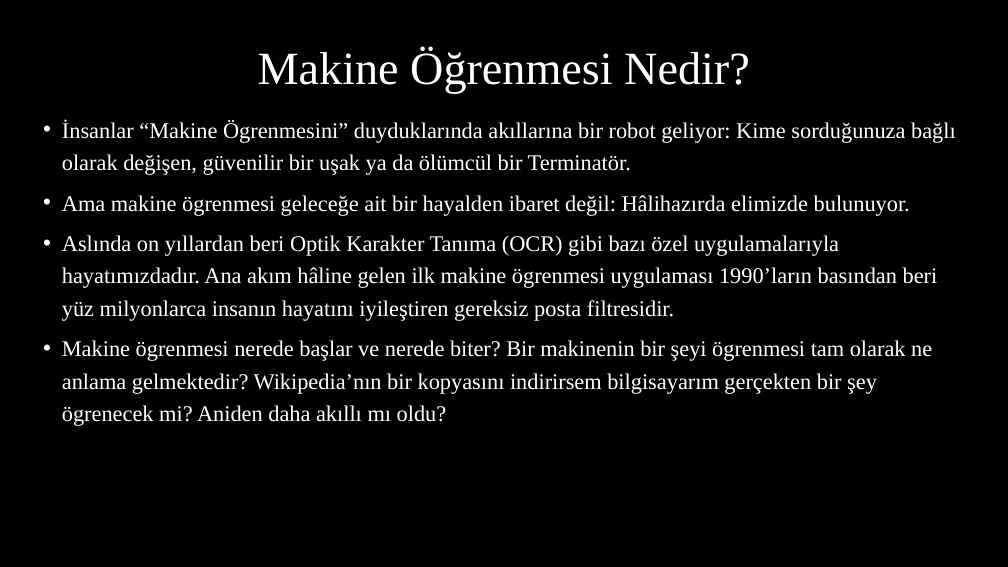
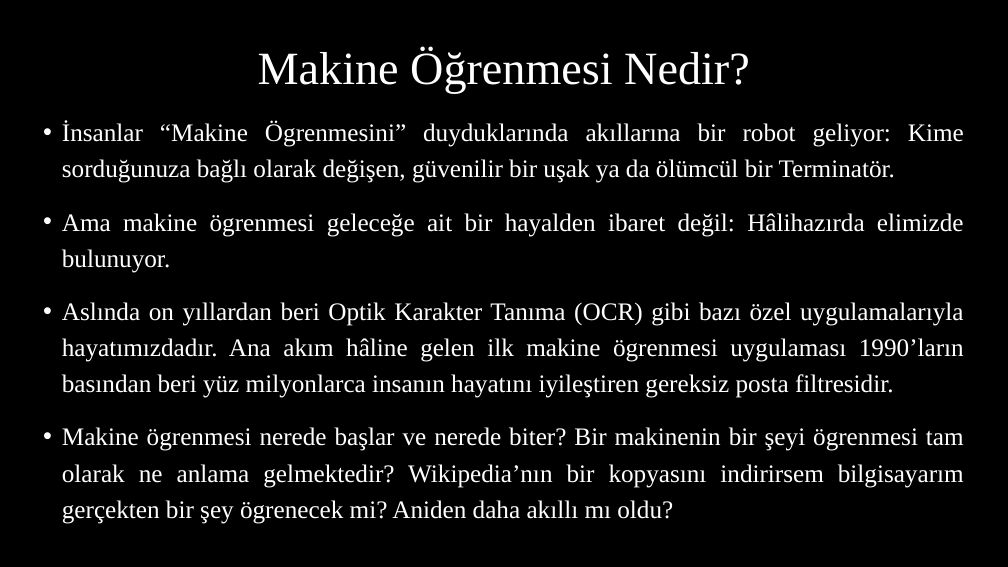
Before and after one commit to akaraci/Makine-Ogrenmesi, a slide deck: slide 19 of Sunular/MÖT-Hafta-1.pptx. Drawn at 1008x567 pixels with LibreOffice and Linux fonts; fonts in the diff are those of the drawing. Boxes give left, top, right and bottom in pixels: in the first picture for what was removed or moved away, otherwise in the second. Text is boxed around its words. In the diff, an @@ line names an element or a change of style, - is before the commit and + after.

```diff
--- a/Sunular/MÖT-Hafta-1.pptx
+++ b/Sunular/MÖT-Hafta-1.pptx
@@ text "İnsanlar “Makine Ögrenmesini” duyduklarında akıllarına ..." at <box>62,121,964,488</box>: size 16 to 18 pt; alignment left to justified; more space between paragraphs @@
```
Also in this commit, not shown: 14 other slides changed.
